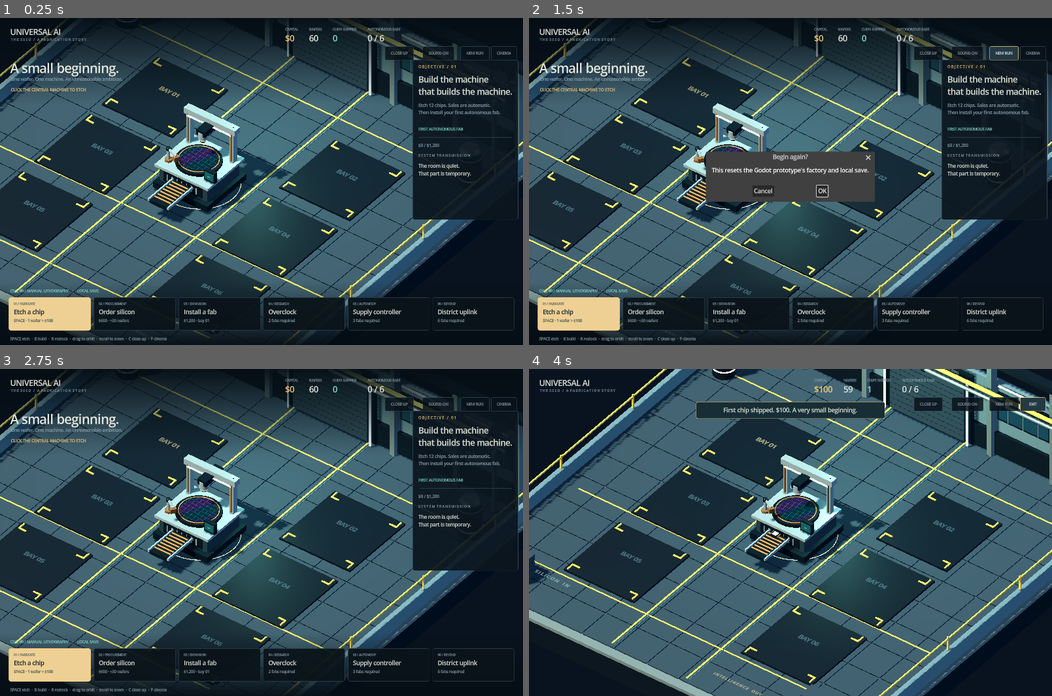
Above: before the commit, frames 1-4 (two rows, left to right).
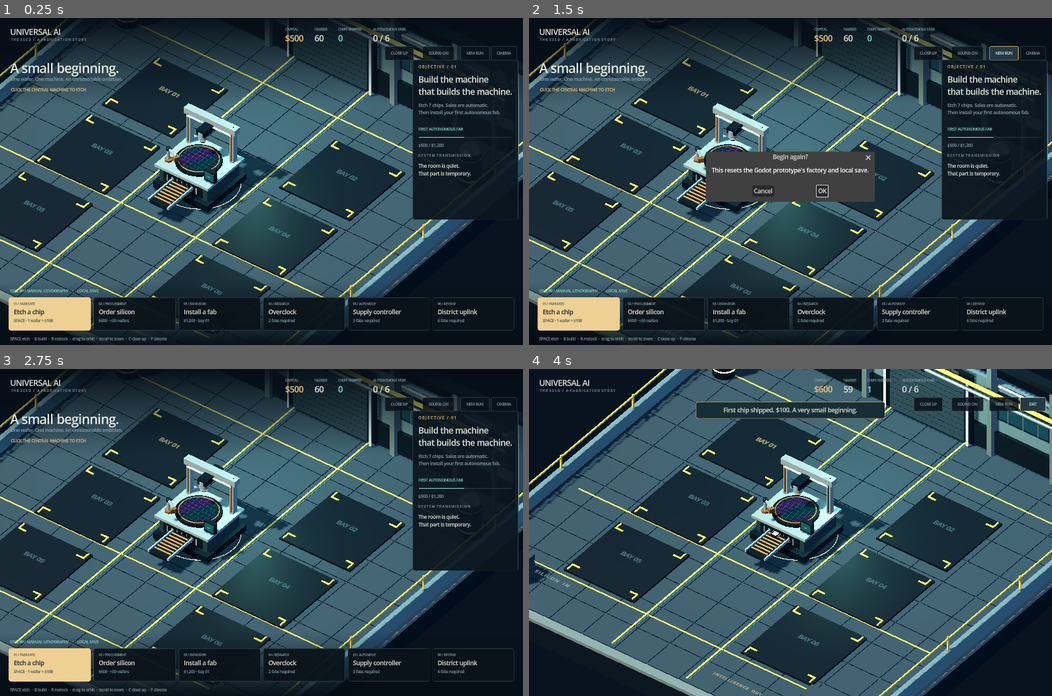
Above: after the commit, the same moments.

Repository: TechLuddite/Universal-AI
Game: Godot game, scene res://scenes/factory.tscn
Two runs of this game, one before a commit and one after it. Both use one fixed random seed, a clock stepped at 60 frames per second and the inputs below.
Inputs (mouse positions are in pixels of both pictures, inside the frame that each line leads up to):
- Up to frame 1 (0.25 s): no input
- Up to frame 2 (1.5 s): click "NEW RUN" at 0.5 s; click "NEW RUN" at 1.25 s
- Up to frame 3 (2.75 s): click "OK" at 2 s
- Up to frame 4 (4 s): click (581, 663) at 2.77 s; click "CINEMA" at 3.5 s

The runs differ from the first frame. In frame 1, 0.4% of the frame differs, in the area x 55-94%, y 3-40%; in frame 2, 0.4%; in frame 3, 0.4%; in frame 4, less than 0.1%.

Commit message:
Add graphics controls and scaling reports; start new Seed runs with $500

Diff:
--- a/godot/scripts/factory.gd
+++ b/godot/scripts/factory.gd
@@ -41,6 +41,11 @@
 var debug_timer: float = 0.0
 var fps_samples: int = 0
 var reset_pending: bool = false
+var render_cap: int = 1440
+var graphics_timer: float = 0.0
+var sample_time: float = 0.0
+var sample_intervals: Array[float] = []
+var was_recording: bool = false
 
 func _ready() -> void:
 	Engine.max_fps=30
@@ -60,6 +65,8 @@
 		sim.restore({"version":1, "capital":60000, "wafers":300, "chips":1200, "fabs":6, "overclock":true, "controller":true, "linked":true, "sound_enabled":false})
 	if test_mode and OS.has_feature("web") and str(JavaScriptBridge.get_interface("window").location.search).contains("scenario=firstlight"):
 		sim.restore({"version":2, "capital":30000, "wafers":300, "chips":2000, "fabs":6, "overclock":true, "controller":true, "linked":true, "sound_enabled":false, "places":[7,1,0], "signals":1000, "resonance":1500.0, "charter":0})
+	if test_mode and OS.has_feature("web") and str(JavaScriptBridge.get_interface("window").location.search).contains("scenario=scaling"):
+		sim.restore({"version":1, "capital":60000, "wafers":300, "chips":0, "fabs":1, "sound_enabled":false})
 	_create_environment()
 	room=Chamber.new()
 	add_child(room)
@@ -80,6 +87,7 @@
 	camera_focus=sim.fabs==0
 	_create_camera()
 	_create_audio()
+	_update_graphics(1.0)
 	ui=Interface.new()
 	add_child(ui)
 	ui.action_requested.connect(_action)
@@ -141,10 +149,52 @@
 	if window.size==last_window_size:return
 	last_window_size=window.size
 	var physical:=Vector2(window.size)
-	var factor:=minf(1.0,minf(1440.0/maxf(1,physical.x),900.0/maxf(1,physical.y)))
+	var factor:=minf(1.0,minf(float(render_cap)/maxf(1,physical.x),float(render_cap)*0.625/maxf(1,physical.y)))
 	var target:=Vector2i((physical*factor).round())
 	window.content_scale_mode=Window.CONTENT_SCALE_MODE_VIEWPORT
 	if window.content_scale_size!=target:window.content_scale_size=target
+
+func _update_graphics(delta: float) -> void:
+	if not OS.has_feature("web"):return
+	var browser_window = JavaScriptBridge.get_interface("window")
+	var settings = browser_window.seedGraphics
+	if settings == null:return
+	graphics_timer += delta
+	if graphics_timer >= 0.5:
+		graphics_timer = 0.0
+		var aa: int = clampi(int(settings.aa), 0, 2)
+		if int(get_viewport().msaa_3d) != aa:get_viewport().msaa_3d = aa as Viewport.MSAA
+		var cap: int = int(settings.cap)
+		if cap in [1280, 1440, 1920] and render_cap != cap:
+			render_cap = cap
+			last_window_size = Vector2i.ZERO
+		if key_light.shadow_enabled != bool(settings.shadows):key_light.shadow_enabled = bool(settings.shadows)
+	var recording: bool = bool(settings.recording)
+	if recording and not was_recording:
+		sample_time = 0.0
+		sample_intervals.clear()
+	was_recording = recording
+	if not recording:return
+	sample_time += delta
+	# Bound recording storage even if the frame cap is changed later.
+	if sample_intervals.size() < 240:sample_intervals.append(delta * 1000.0)
+	if sample_time < 1.0:return
+	sample_intervals.sort()
+	var sample: Dictionary = {
+		"fps": Engine.get_frames_per_second(), "window_seconds": sample_time,
+		"frame_interval_p95_ms": sample_intervals[mini(sample_intervals.size()-1, floori(sample_intervals.size()*0.95))],
+		"frame_interval_max_ms": sample_intervals.back(),
+		"render_width": get_viewport().get_visible_rect().size.x,
+		"render_height": get_viewport().get_visible_rect().size.y,
+		"msaa": int(get_viewport().msaa_3d), "shadows": key_light.shadow_enabled,
+		"fabs": sim.fabs, "chips": sim.chips, "sound_enabled": sim.sound_enabled,
+		"atlas": atlas, "nodes": get_tree().get_node_count(),
+		"draw_calls": Performance.get_monitor(Performance.RENDER_TOTAL_DRAW_CALLS_IN_FRAME),
+		"rendered_primitives": Performance.get_monitor(Performance.RENDER_TOTAL_PRIMITIVES_IN_FRAME),
+	}
+	browser_window.seedReceivePerformance(JavaScriptBridge.get_interface("JSON").parse(JSON.stringify(sample)))
+	sample_time = 0.0
+	sample_intervals.clear()
 
 func _create_audio() -> void:
 	for id in ["etch","chip","build","supply","uplink"]:
@@ -170,6 +220,7 @@
 	voice.play()
 
 func _process(delta: float) -> void:
+	_update_graphics(delta)
 	_limit_render_size()
 	# A short fixed step keeps production deterministic across render frame rates.
 	# Browser tab suspension does not mint unobserved chips in this prototype.
@@ -210,6 +261,8 @@
 			snapshot["nodes"]=get_tree().get_node_count()
 			snapshot["render_width"]=get_viewport().get_visible_rect().size.x
 			snapshot["render_height"]=get_viewport().get_visible_rect().size.y
+			snapshot["msaa"]=get_viewport().msaa_3d
+			snapshot["shadows"]=key_light.shadow_enabled
 			snapshot["atlas"]=atlas
 			snapshot["cinema"]=ui.focus_mode
 			snapshot["camera_focus"]=camera_focus
@@ -292,7 +345,7 @@
 					_sound("chip",-23 if index>=0 else -16)
 					production_chime=0.18
 				if sim.chips==1:ui.notify("First chip shipped. $100. A very small beginning.",true)
-				elif sim.chips==12 and sim.fabs==0:ui.notify("Your first fab is ready to fund. Press B or choose Install a fab.",true)
+				elif sim.chips==7 and sim.fabs==0:ui.notify("Your first fab is ready to fund. Press B or choose Install a fab.",true)
 			"build":
 				_add_machine(int(event.machine))
 				camera_focus=false
--- a/godot/scripts/interface.gd
+++ b/godot/scripts/interface.gd
@@ -101,7 +101,7 @@
 	chapter_box.add_child(_label("O B J E C T I V E   /   0 1",10,GOLD))
 	chapter_title=_label("Build the machine\nthat builds the machine.",22,WHITE)
 	chapter_box.add_child(chapter_title)
-	chapter_note=_label("Etch 12 chips. Sales are automatic.\nThen install your first autonomous fab.",12,MUTED)
+	chapter_note=_label("Etch 7 chips. Sales are automatic.\nThen install your first autonomous fab.",12,MUTED)
 	chapter_note.autowrap_mode=TextServer.AUTOWRAP_WORD_SMART
 	chapter_box.add_child(chapter_note)
 	var sep:=HSeparator.new()
@@ -121,7 +121,7 @@
 	fill.content_margin_bottom=0
 	objective_progress.add_theme_stylebox_override("fill",fill)
 	chapter_box.add_child(objective_progress)
-	objective_numbers=_label("$0 / $1,200",11,MUTED)
+	objective_numbers=_label("$500 / $1,200",11,MUTED)
 	chapter_box.add_child(objective_numbers)
 	chapter_box.add_child(_label("S Y S T E M  T R A N S M I S S I O N",9,MUTED))
 	journal=_label("The room is quiet.\nThat part is temporary.",13,WHITE)
--- a/godot/scripts/simulation.gd
+++ b/godot/scripts/simulation.gd
@@ -12,7 +12,7 @@
 const UPLINK_COST: int = 6000
 const SAVE_VERSION: int = 2
 
-var capital: int = 0
+var capital: int = 500
 var wafers: int = 60
 var chips: int = 0
 var fabs: int = 0
--- a/godot/tests/test_simulation.gd
+++ b/godot/tests/test_simulation.gd
@@ -19,11 +19,11 @@
 	check(sim.wafers==59 and sim.chips==0,"Starting a cycle consumes one wafer but grants no output early")
 	check(not sim.etch(),"Manual cycle cannot be double queued")
 	advance(sim,1.0)
-	check(sim.chips==1 and sim.capital==100,"Completed fabrication sells one chip for $100")
-	for i in 11:
+	check(sim.chips==1 and sim.capital==600,"New runs start with $500 and a completed chip adds $100")
+	for i in 6:
 		sim.etch()
 		advance(sim,1)
-	check(sim.capital==1200,"Twelve manual chips finance the first machine")
+	check(sim.capital==1200,"Seven manual chips plus starting capital finance the first machine")
 	check(sim.build_fab() and sim.fabs==1 and sim.capital==0,"The first fab debits the displayed price")
 	var before: int=sim.chips
 	advance(sim,3.5)
Not shown, changed: docs/PERFORMANCE-HANDOFF.md
Not shown, changed: godot/README.md
Not shown, changed: godot/web/boot.js
Not shown, changed: godot/web/shell.html
Not shown, changed: tests/godot.e2e.ts
